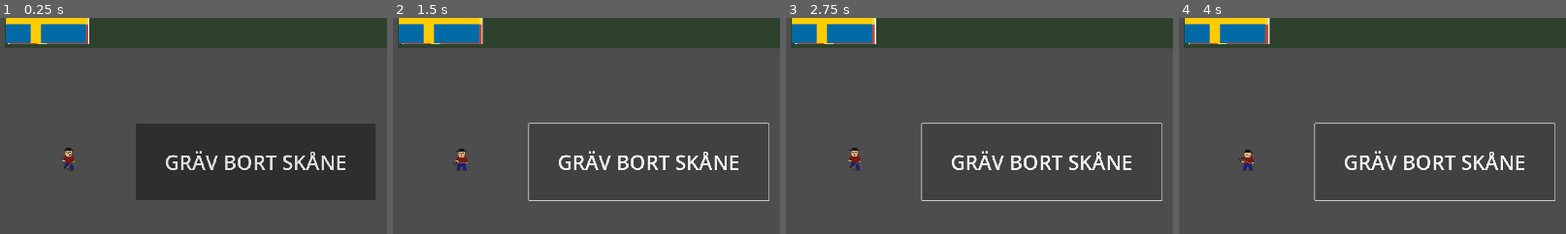
Above: before the commit, frames 1-4 (left to right).
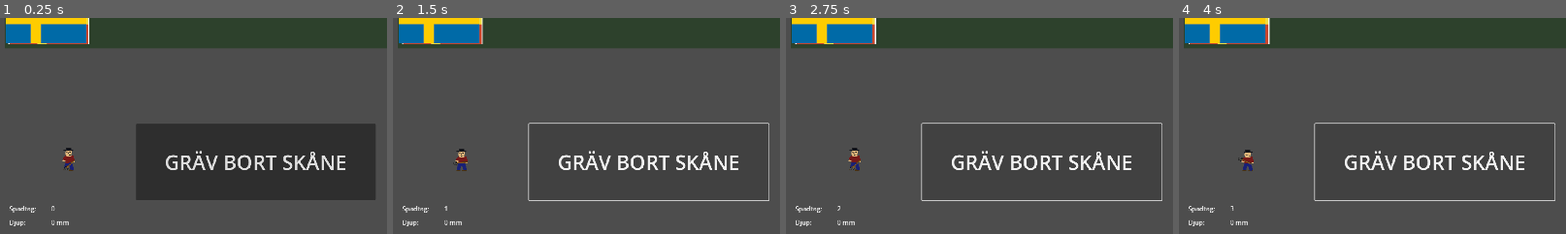
Above: after the commit, the same moments.

Repository: ARCsweden/GameJam2024SpringA
Game: Godot game, scene res://Scenes/main_scene.tscn
Two runs of this game, one before a commit and one after it. Both use one fixed random seed, a clock stepped at 60 frames per second and the inputs below. The engine's default icon, where the game draws it, is replaced by a stand-in: a white triangle on a blue panel in a dark square.
Inputs:
- Up to frame 1 (0.25 s): no input
- Up to frame 2 (1.5 s): click "GRÄV BORT SKÅNE" at 0.5 s; click "GRÄV BORT SKÅNE" at 1.25 s
- Up to frame 3 (2.75 s): click "GRÄV BORT SKÅNE" at 2 s
- Up to frame 4 (4 s): tap Enter at 3.5 s
The pictures show only the part of the screen within x 0-50%, y 12-62%; the shares and areas given below are measured in that part.

The runs differ from the first frame. In frame 1, 0.2% of the frame differs, in the area x 2-18%, y 86-97%; in frame 2, 0.2%; in frame 3, 0.2%; in frame 4, 0.2%.

Commit message:
Added gui for spadtag/djup

Diff:
--- /dev/null
+++ b/Scenes/UI/dig_bar.gd
@@ -0,0 +1,14 @@
+extends MarginContainer
+
+@onready var spadtag_label: RichTextLabel = $VBoxContainer/DigContainer/SpadtagLabel
+@onready var djup_label: RichTextLabel = $VBoxContainer/DepthContainer/DjupLabel
+
+
+# Called when the node enters the scene tree for the first time.
+func _ready():
+	Signals.connect("dig", on_dig)
+
+func on_dig():
+	spadtag_label.text = str(State.digs)
+	var mm = floor(State.dig_depth * 1000.0)
+	djup_label.text = str(mm) + " mm"
--- /dev/null
+++ b/Scenes/UI/dig_bar.tscn
@@ -0,0 +1,46 @@
+[gd_scene load_steps=2 format=3 uid="uid://dd6j6se1gvmht"]
+
+[ext_resource type="Script" path="res://Scenes/UI/dig_bar.gd" id="1_kb66d"]
+
+[node name="DigBar" type="MarginContainer"]
+anchors_preset = 15
+anchor_right = 1.0
+anchor_bottom = 1.0
+grow_horizontal = 2
+grow_vertical = 2
+theme_override_constants/margin_left = 5
+theme_override_constants/margin_top = 5
+theme_override_constants/margin_right = 5
+theme_override_constants/margin_bottom = 5
+script = ExtResource("1_kb66d")
+
+[node name="VBoxContainer" type="VBoxContainer" parent="."]
+layout_mode = 2
+
+[node name="DigContainer" type="HBoxContainer" parent="VBoxContainer"]
+custom_minimum_size = Vector2(100, 30)
+layout_mode = 2
+
+[node name="RichTextLabel" type="RichTextLabel" parent="VBoxContainer/DigContainer"]
+custom_minimum_size = Vector2(100, 0)
+layout_mode = 2
+text = "Spadtag:"
+
+[node name="SpadtagLabel" type="RichTextLabel" parent="VBoxContainer/DigContainer"]
+custom_minimum_size = Vector2(200, 0)
+layout_mode = 2
+text = "0"
+
+[node name="DepthContainer" type="HBoxContainer" parent="VBoxContainer"]
+custom_minimum_size = Vector2(100, 30)
+layout_mode = 2
+
+[node name="RichTextLabel" type="RichTextLabel" parent="VBoxContainer/DepthContainer"]
+custom_minimum_size = Vector2(100, 0)
+layout_mode = 2
+text = "Djup:"
+
+[node name="DjupLabel" type="RichTextLabel" parent="VBoxContainer/DepthContainer"]
+custom_minimum_size = Vector2(200, 0)
+layout_mode = 2
+text = "0 mm"
--- a/Scenes/dig_scene.tscn
+++ b/Scenes/dig_scene.tscn
@@ -1,7 +1,14 @@
-[gd_scene load_steps=2 format=3 uid="uid://u13uqv3wp8mi"]
+[gd_scene load_steps=3 format=3 uid="uid://u13uqv3wp8mi"]
 
 [ext_resource type="PackedScene" uid="uid://bllx1pqx6say5" path="res://Scenes/gubbe.tscn" id="1_r86td"]
+[ext_resource type="PackedScene" uid="uid://dd6j6se1gvmht" path="res://Scenes/UI/dig_bar.tscn" id="2_1so31"]
 
 [node name="DigScene" type="Node2D"]
 
 [node name="Gubbe" parent="." instance=ExtResource("1_r86td")]
+
+[node name="DigBar" parent="." instance=ExtResource("2_1so31")]
+offset_left = -152.0
+offset_top = 82.0
+offset_right = 162.0
+offset_bottom = 156.0
